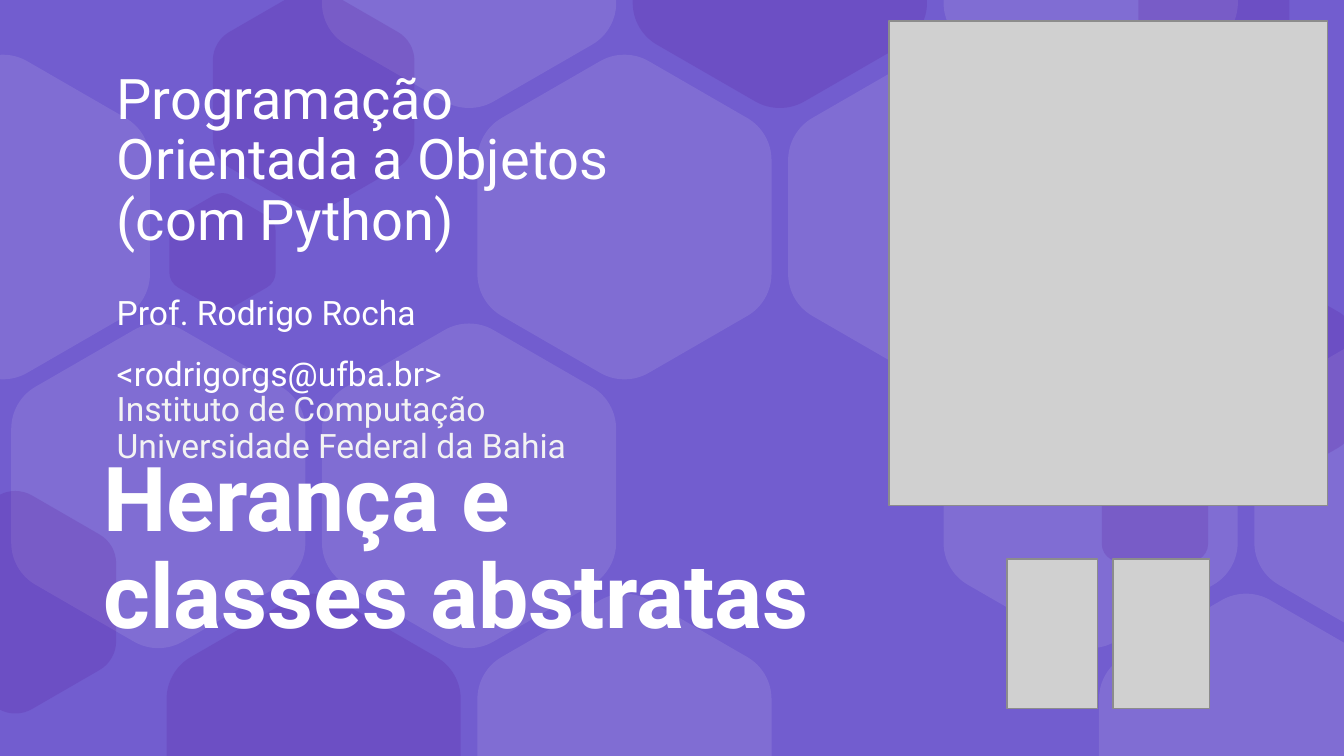
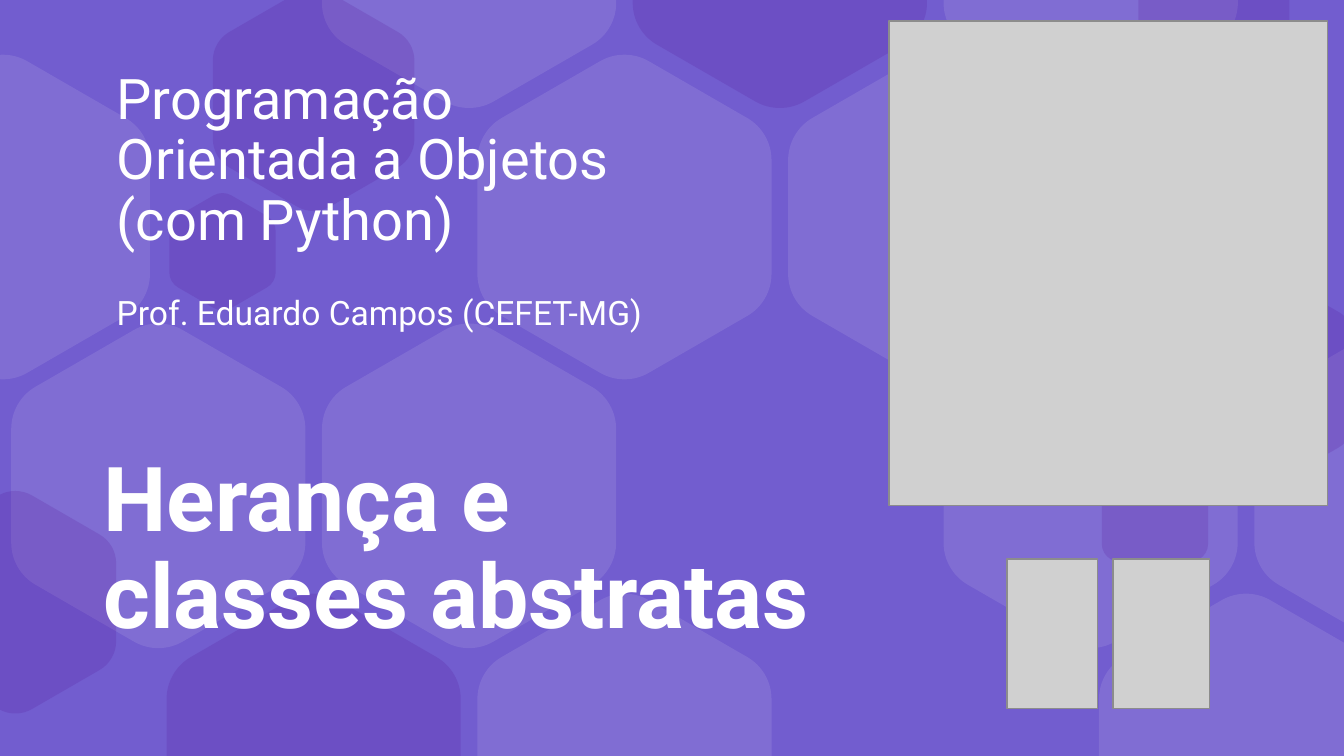
Before and after one commit to eduardocunha11/firstblog, a slide deck: slide 1 of aulas/poo/backes/AulaPython07-Heranca_e_Polimorfismo.pptx. Drawn at 1344x756 pixels with LibreOffice and Linux fonts; fonts in the diff are those of the drawing; grey boxes stand for pictures. Boxes give left, top, right and bottom in pixels: in the first picture for what was removed or moved away, otherwise in the second. Text is boxed around its words. In the diff, an @@ line names an element or a change of style, - is before the commit and + after.

```diff
--- a/aulas/poo/backes/AulaPython07-Heranca_e_Polimorfismo.pptx
+++ b/aulas/poo/backes/AulaPython07-Heranca_e_Polimorfismo.pptx
@@ text at bbox=[117, 298, 642, 333]: text changed; text colour #F3F3F3 to #FFFFFF @@
-Prof. Rodrigo Rocha <rodrigorgs@ufba.br>
-Instituto de Computação
-Universidade Federal da Bahia
+Prof. Eduardo Campos (CEFET-MG)
```
Also in this commit, not shown: 1 other file.
